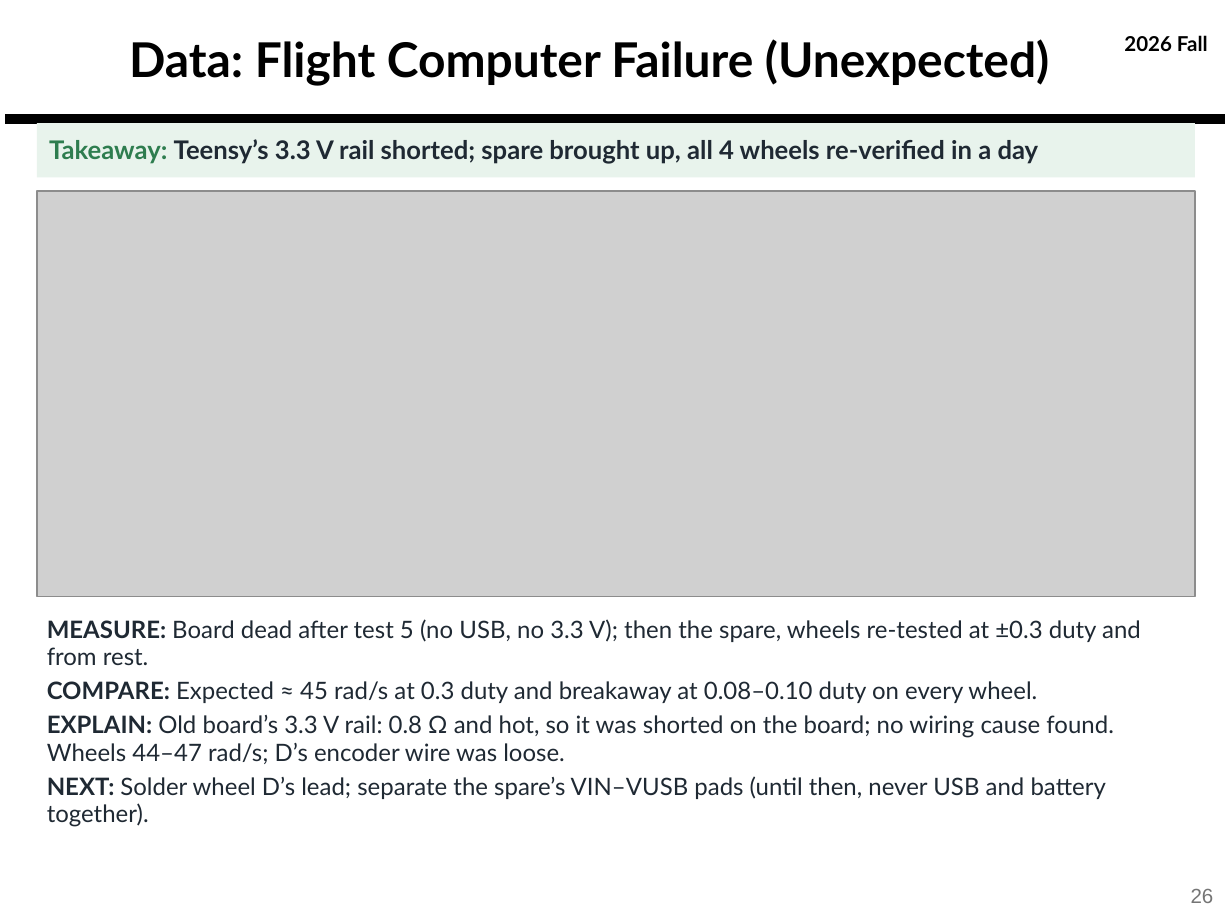
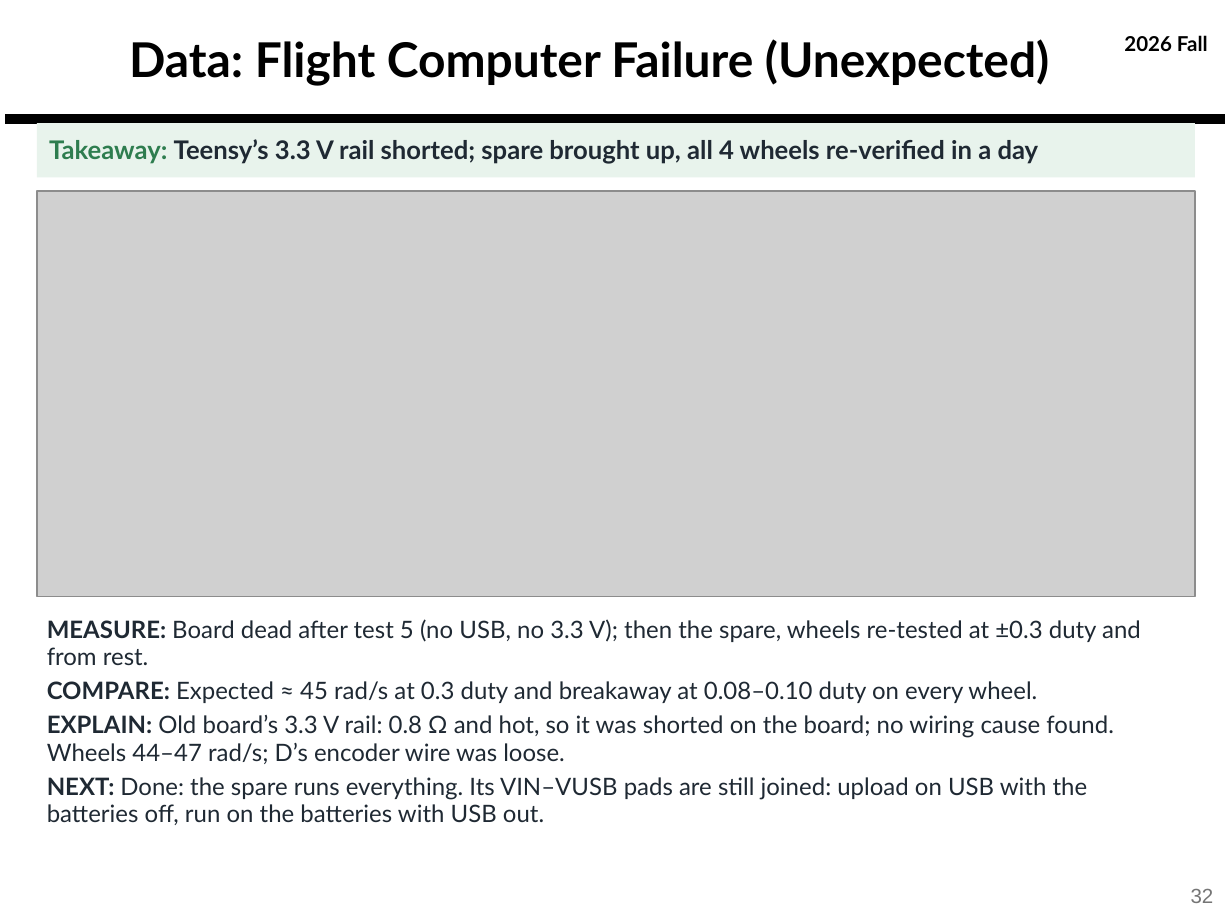
Before and after one commit to derek-weissinger-usafa/Astro-331-Lab-8, a slide deck: slide 32 of Reports/Astro 331 Lab 8_2_3 Body Final Pres.pptx (slide 26 before the commit). Drawn at 1232x924 pixels with LibreOffice and Linux fonts; fonts in the diff are those of the drawing; grey boxes stand for pictures; background and template pictures are left out. Boxes give left, top, right and bottom in pixels: in the first picture for what was removed or moved away, otherwise in the second. Text is boxed around its words. In the diff, an @@ line names an element or a change of style, - is before the commit and + after.

```diff
--- a/Reports/Astro 331 Lab 8_2_3 Body Final Pres.pptx
+++ b/Reports/Astro 331 Lab 8_2_3 Body Final Pres.pptx
@@ text at bbox=[47, 777, 1088, 825]: text changed @@
-NEXT: Solder wheel D’s lead; separate the spare’s VIN–VUSB pads (until then, never USB and battery together).
+NEXT: Done: the spare runs everything. Its VIN–VUSB pads are still joined: upload on USB with the batteries off, run on the batteries with USB out.
@@ page number at bbox=[1191, 889, 1214, 903]: text changed @@
-26
+32
```
Also in this commit, not shown: 11 other slides changed, 22 slides added, 8 other files.
